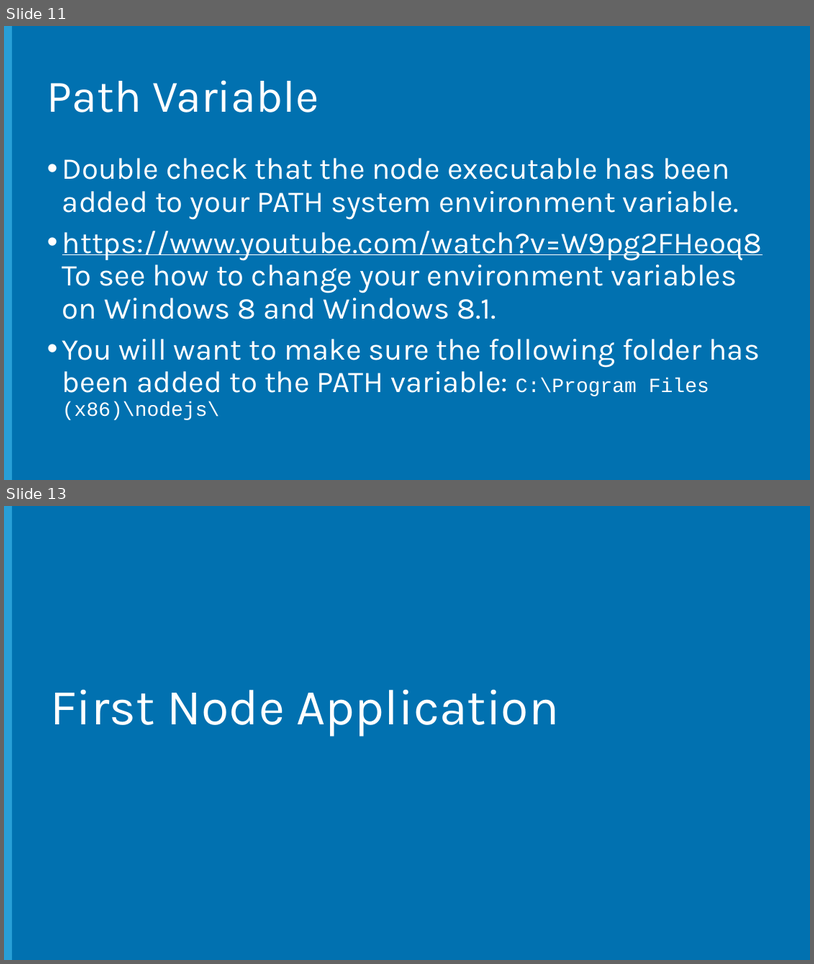
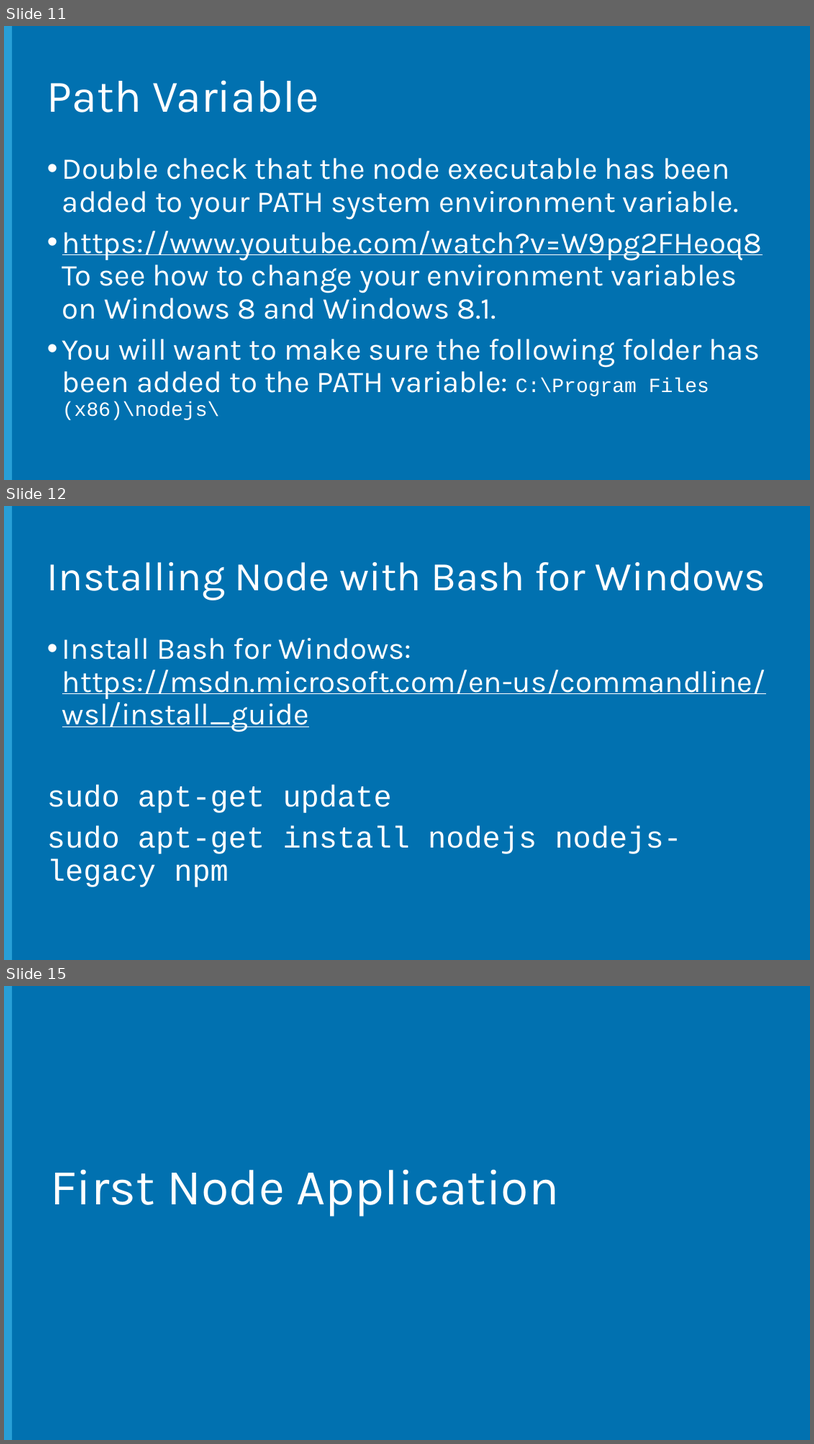
Before and after one commit to Microsoft-Web/NodeCamp, a slide deck: Presentation/IntroToNodeJS/IntroToNodeJS.pptx. Shown one above the other, each under a label of ours: slides 11 and 13 before the commit, slides 11, 12 and 15 after it; the slides between them are not shown. The pictures are 814x964 and 814x1444 pixels, drawn with LibreOffice and Linux fonts; fonts in the diff are those of the drawing; background and template pictures are left out. Boxes give left, top, right and bottom in pixels: in the first picture for what was removed or moved away, otherwise in the second. Text is boxed around its words. In the diff, an @@ line names an element or a change of style, - is before the commit and + after.

Commit message:
Updated stats on node, new ways to install node, release model, vs code, etc.

```diff
--- a/Presentation/IntroToNodeJS/IntroToNodeJS.pptx
+++ b/Presentation/IntroToNodeJS/IntroToNodeJS.pptx
@@ slide 12 added at (4, 506, 810, 960), background #0171B0; not listed: 1 template element that a slide beside it also shows @@
@@ title added at (47, 562, 766, 600), 48.6 pt, text #FFFFFF @@
+Installing Node with Bash for Windows
@@ text added at (47, 638, 766, 887), 36 pt, text #FFFFFF @@
+• Install Bash for Windows: https://msdn.microsoft.com/en-us/commandline/wsl/install_guide
+sudo apt-get update
+sudo apt-get install nodejs nodejs-legacy npm
@@ what was slide 13 is now slide 15 @@
```
Also in this commit, not shown: 2 slides changed, 2 other slides added, 2 slides removed, 1 other file.
